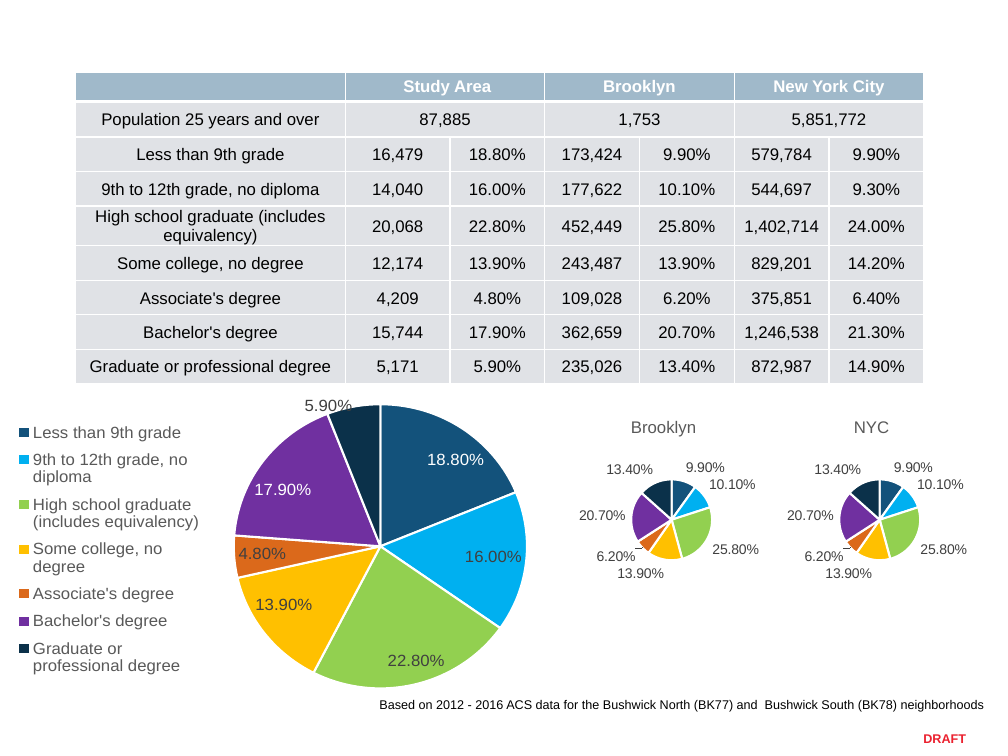
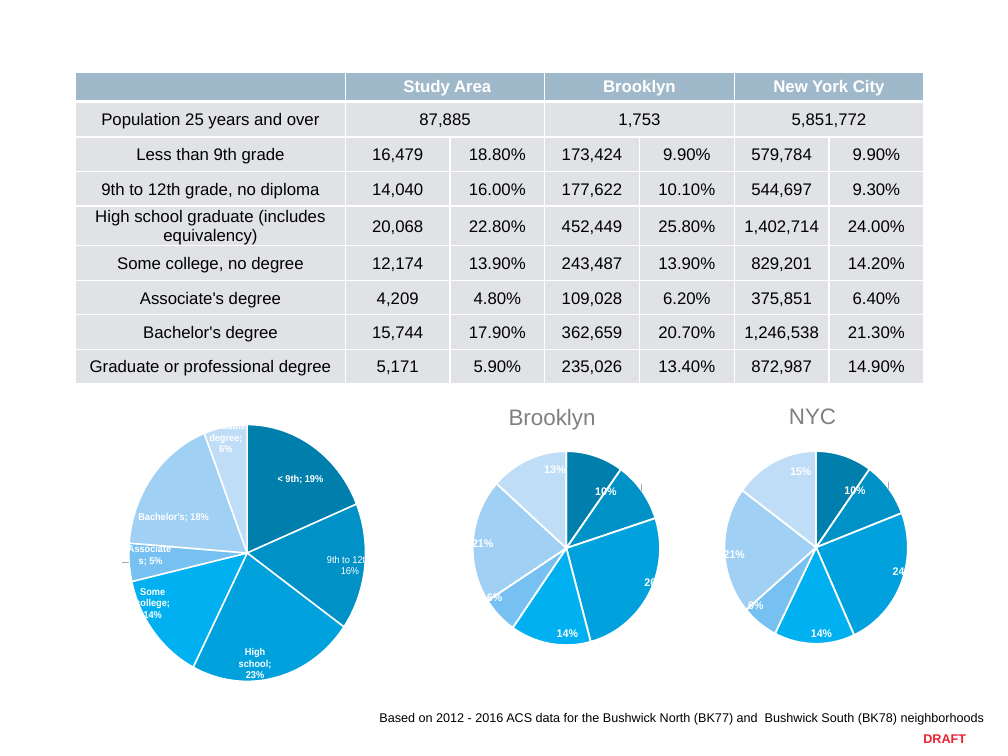
Before and after one commit to NYCPlanning/dcp-guide, a slide deck: slide 4 of demographic-profile/docs/bushwick-demographics.pptx. Drawn at 1008x756 pixels with LibreOffice and Linux fonts; fonts in the diff are those of the drawing; background and template pictures are left out. Boxes give left, top, right and bottom in pixels: in the first picture for what was removed or moved away, otherwise in the second. Text is boxed around its words. In the diff, an @@ line names an element or a change of style, - is before the commit and + after.

Commit message:
Update Bushwick slides for download

```diff
--- a/demographic-profile/docs/bushwick-demographics.pptx
+++ b/demographic-profile/docs/bushwick-demographics.pptx
@@ pie chart at bbox=[80, 387, 415, 717] @@
-categories: Less than 9th grade, 9th to 12th grade, no diploma, High school graduate (includes equivalency), Some college, no degree, Associate's degree, Bachelor's degree, Graduate or professional degree
+categories: < 9th, 9th to 12th, High school, Some college, Associate's, Bachelor's, Graduate degree
-Series 1: 0.188, 0.16, 0.228, 0.139, 0.048, 0.179, 0.059
+Series 1: 0.19, 0.16, 0.23, 0.14, 0.05, 0.18, 0.06
@@ data labels of Series 1 changed @@
@@ colours of single points changed @@
@@ legend changed @@
@@ plot area changed @@
@@ pie chart: place and size @@
-pie chart at bbox=[0, 384, 836, 756]
+pie chart at bbox=[80, 387, 415, 717]
@@ text added at bbox=[509, 409, 596, 430], 16 pt, text #808080 @@
+Brooklyn
@@ text added at bbox=[789, 408, 836, 424], 16 pt, text #808080 @@
+NYC
@@ pie chart at bbox=[447, 437, 674, 661] @@
@@ title "Brooklyn " removed @@
-Series 1: 0.099, 0.101, 0.258, 0.139, 0.062, 0.207, 0.134
+Series 1: 0.1, 0.1, 0.26, 0.14, 0.06, 0.21, 0.13
@@ data labels of Series 1 changed @@
@@ colours of single points changed @@
@@ plot area changed @@
@@ pie chart: place and size @@
-pie chart at bbox=[521, 405, 806, 596]
+pie chart at bbox=[447, 437, 674, 661]
@@ pie chart at bbox=[699, 437, 926, 661] @@
@@ title "NYC " removed @@
-Series 1: 0.099, 0.101, 0.258, 0.139, 0.062, 0.207, 0.134
+Series 1: 0.1, 0.09, 0.24, 0.14, 0.06, 0.21, 0.15
@@ data labels of Series 1 changed @@
@@ colours of single points changed @@
@@ plot area changed @@
@@ pie chart: place and size @@
-pie chart at bbox=[729, 405, 1008, 596]
+pie chart at bbox=[699, 437, 926, 661]
@@ text "Based on 2012 - 2016 ...": place and size @@
-text "Based on 2012 - 2016 ..." at bbox=[379, 700, 984, 712]
+text "Based on 2012 - 2016 ..." at bbox=[379, 713, 984, 725]
```
Also in this commit, not shown: 5 other slides changed.
